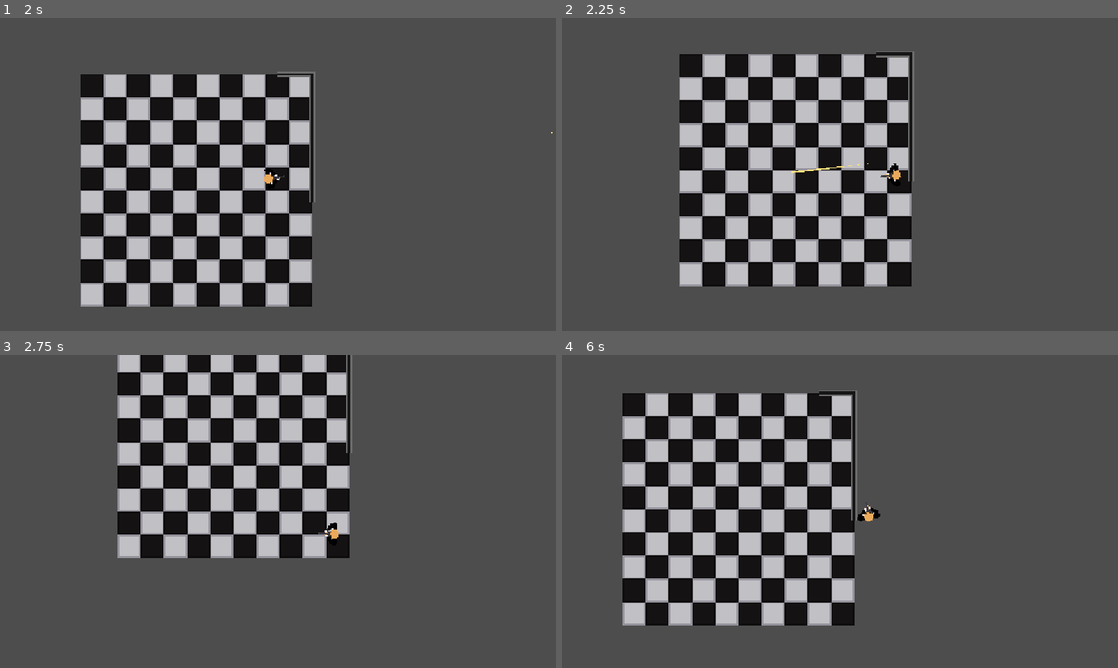
Above: before the commit, frames 1-4 (two rows, left to right).
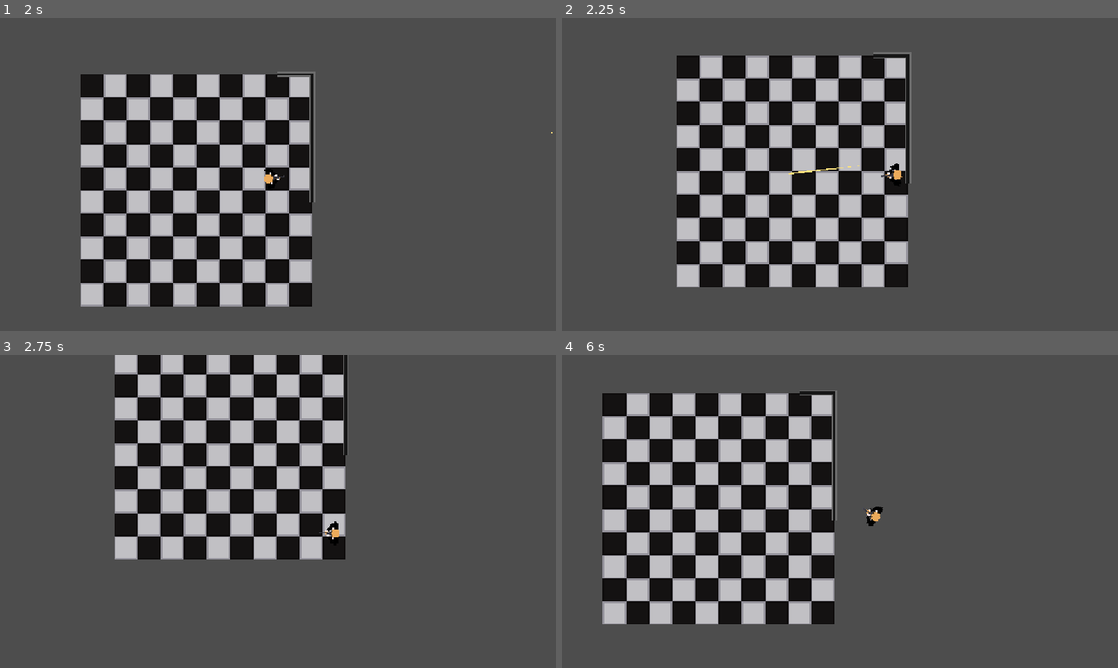
Above: after the commit, the same moments.

Repository: sparkworm/STATE
Game: Godot game, scene res://scenes/game.tscn
The game is run twice, just before and just after one commit, with the same random seed, the same clock (stepped at 60 frames per second) and the same inputs.
Inputs (mouse positions are in pixels of both pictures, inside the frame that each line leads up to):
- Up to frame 1 (2 s): click "Play" at 0.5 s; tap Enter at 1.25 s; move the mouse to (400, 158) at 1.27 s; hold D (move_right) from 1.28 s (still down); click (400, 158) at 1.35 s
- Up to frame 2 (2.25 s): move the mouse to (728, 190) at 2.02 s; release D (move_right) at 2.03 s; hold S (move_down) from 2.03 s (still down); click (728, 190) at 2.1 s
- Up to frame 3 (2.75 s): keep holding S (move_down)
- Up to frame 4 (6 s): move the mouse to (895, 442) at 2.77 s; release S (move_down) at 2.78 s; hold D (move_right) 2.78-3.53 s; click (895, 442) at 2.85 s; move the mouse to (812, 574) at 3.52 s; hold W (move_up) 3.53-4.28 s; click (812, 574) at 3.6 s; move the mouse to (1006, 558) at 4.27 s; hold A (move_left) 4.28-5.78 s; click (1006, 558) at 4.35 s; move the mouse to (673, 464) at 5.02 s; click (673, 464) at 5.1 s; move the mouse to (867, 511) at 5.77 s; hold S (move_down) from 5.78 s (still down); click (867, 511) at 5.85 s

Frame 1 is identical in both runs. In frame 2, 9.4% of the frame differs, in the area x 20-64%, y 10-86%; in frame 3, 8.5%; in frame 4, 31%, in the area x 7-58%, y 11-87%.

Commit message:
Changed player move hitbox to a capsule and made it take the rotation of the torso

Diff:
--- a/scenes/characters/player.tscn
+++ b/scenes/characters/player.tscn
@@ -6,15 +6,16 @@
 [ext_resource type="PackedScene" uid="uid://ditjko8fp0fog" path="res://scenes/wieldable/revolver.tscn" id="4_atpat"]
 [ext_resource type="PackedScene" uid="uid://r0wwnjn5bab" path="res://scenes/components/cpt_velocity.tscn" id="4_dyp2m"]
 
-[sub_resource type="CircleShape2D" id="CircleShape2D_atpat"]
-radius = 8.0
+[sub_resource type="CapsuleShape2D" id="CapsuleShape2D_atpat"]
+radius = 5.0
+height = 16.0
 
 [node name="Player" node_paths=PackedStringArray("body") instance=ExtResource("1_rp718")]
 starting_item = ExtResource("4_atpat")
 body = NodePath("Body")
 
 [node name="MoveCollision" type="CollisionShape2D" parent="." index="0"]
-shape = SubResource("CircleShape2D_atpat")
+shape = SubResource("CapsuleShape2D_atpat")
 
 [node name="Body" parent="." index="1" instance=ExtResource("2_76oj4")]
 
--- a/scenes/characters/player_controller.gd
+++ b/scenes/characters/player_controller.gd
@@ -9,6 +9,7 @@
 
 func _physics_process(delta: float) -> void:
 	body.head_and_torso_look_towards(body.get_global_mouse_position())
+	$"../MoveCollision".rotation = body.torso.rotation
 	handle_movement(delta)
 
 	if Input.is_action_just_pressed("fire"):
